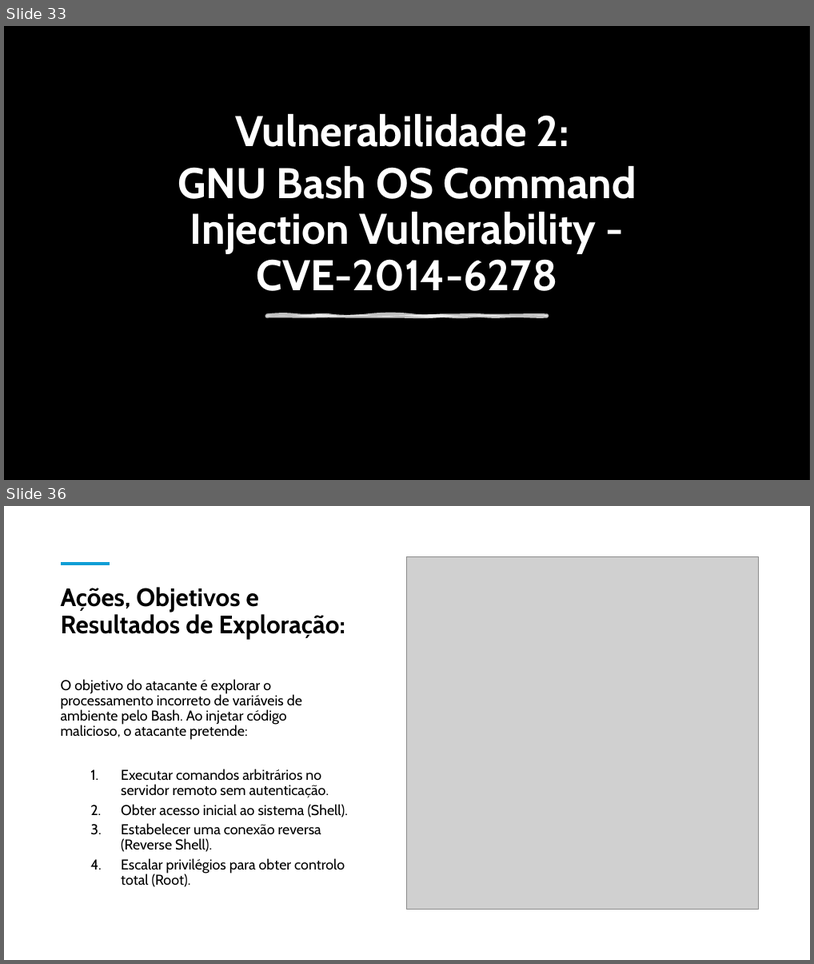
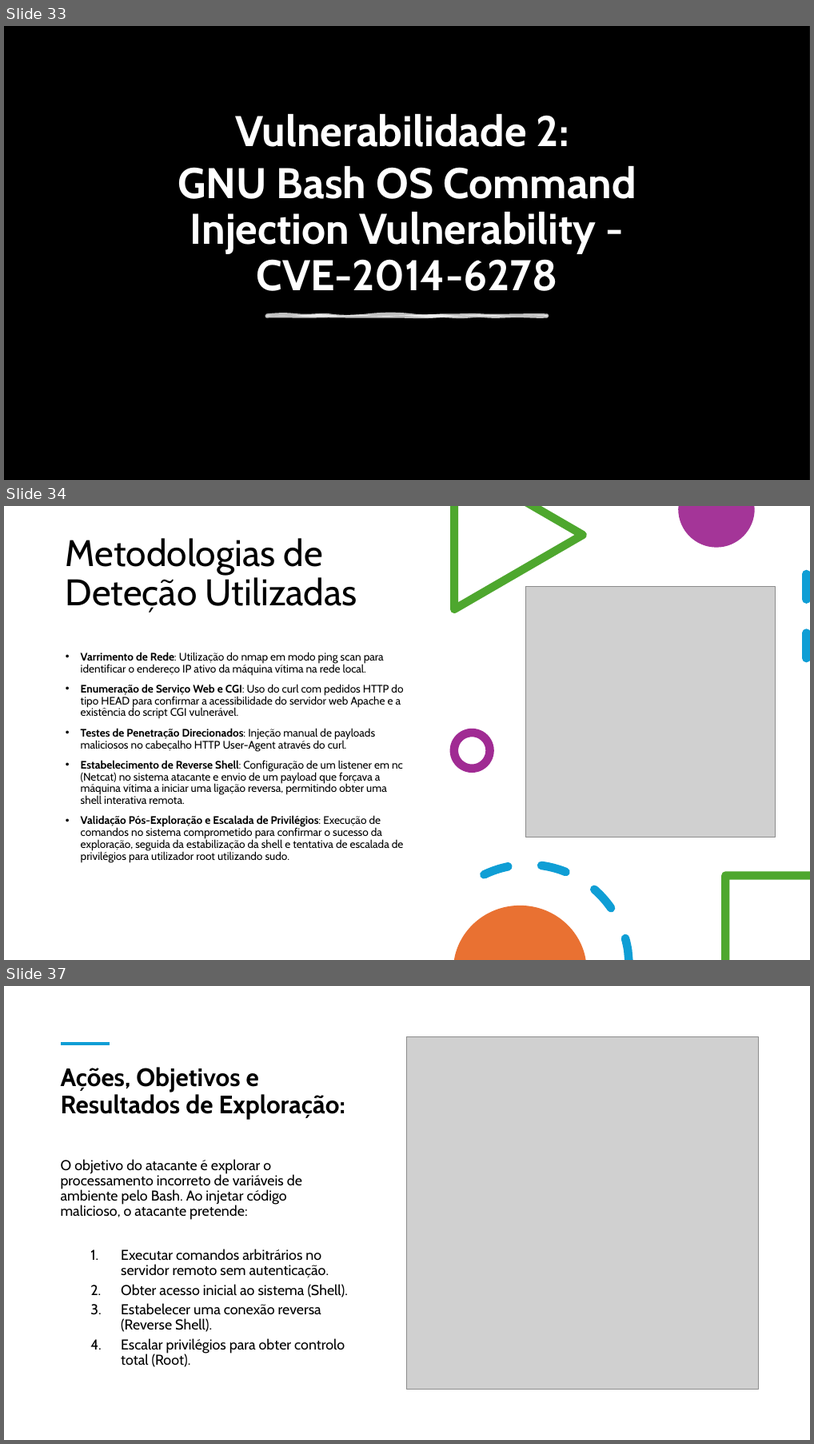
Before and after one commit to ATMD4/CiberWork, a slide deck: Análise de Vulnerabilidades.pptx. Shown one above the other, each under a label of ours: slides 33 and 36 before the commit, slides 33, 34 and 37 after it; the slides between them are not shown. The pictures are 814x964 and 814x1444 pixels, drawn with LibreOffice and Linux fonts; fonts in the diff are those of the drawing; grey boxes stand for pictures; background and template pictures are left out; a plain dark background stands for a picture behind light text. Boxes give left, top, right and bottom in pixels: in the first picture for what was removed or moved away, otherwise in the second. Text is boxed around its words. In the diff, an @@ line names an element or a change of style, - is before the commit and + after.

```diff
--- a/Análise de Vulnerabilidades.pptx
+++ b/Análise de Vulnerabilidades.pptx
@@ slide 34 added at [4,506,810,960], background #FFFFFF @@
@@ freeform shape added at [450,506,587,613], fill #4EA72E @@
@@ freeform shape added at [678,506,754,547], fill #A02B93 at 95% opacity @@
@@ title added at [66,538,358,612], 44 pt, text #000000 @@
+Metodologias de Deteção Utilizadas
@@ line added from (807, 574) to (807, 680), #0F9ED5 10 pt dashed @@
@@ picture added at [526,587,777,837] @@
@@ text added at [81,652,404,863], 13 pt, text #000000 @@
+• Varrimento de Rede: Utilização do nmap em modo ping scan para identificar o endereço IP ativo da máquina vítima na rede local.
+• Enumeração de Serviço Web e CGI: Uso do curl com pedidos HTTP do tipo HEAD para confirmar a acessibilidade do servidor web Apache e a existência do script CGI vulnerável.
+• Testes de Penetração Direcionados: Injeção manual de payloads maliciosos no cabeçalho HTTP User-Agent através do curl.
+• Estabelecimento de Reverse Shell: Configuração de um listener em nc (Netcat) no sistema atacante e envio de um payload que forçava a máquina vítima a iniciar uma ligação reversa, permitindo obter uma shell interativa remota.
+• Validação Pós-Exploração e Escalada de Privilégios: Execução de comandos no sistema comprometido para confirmar o sucesso da exploração, seguida da estabilização da shell e tentativa de escalada de privilégios para utilizador root utilizando sudo.
@@ ellipse added at [454,732,490,768], outline #A02B93 10 pt @@
@@ freeform shape added at [478,832,637,960], fill #0F9ED5 @@
@@ freeform shape added at [722,872,810,960], fill #4EA72E @@
@@ freeform shape added at [454,905,586,960], fill #E97132 @@
@@ what was slide 36 is now slide 37 @@
```
Also in this commit, not shown: 4 other files.
